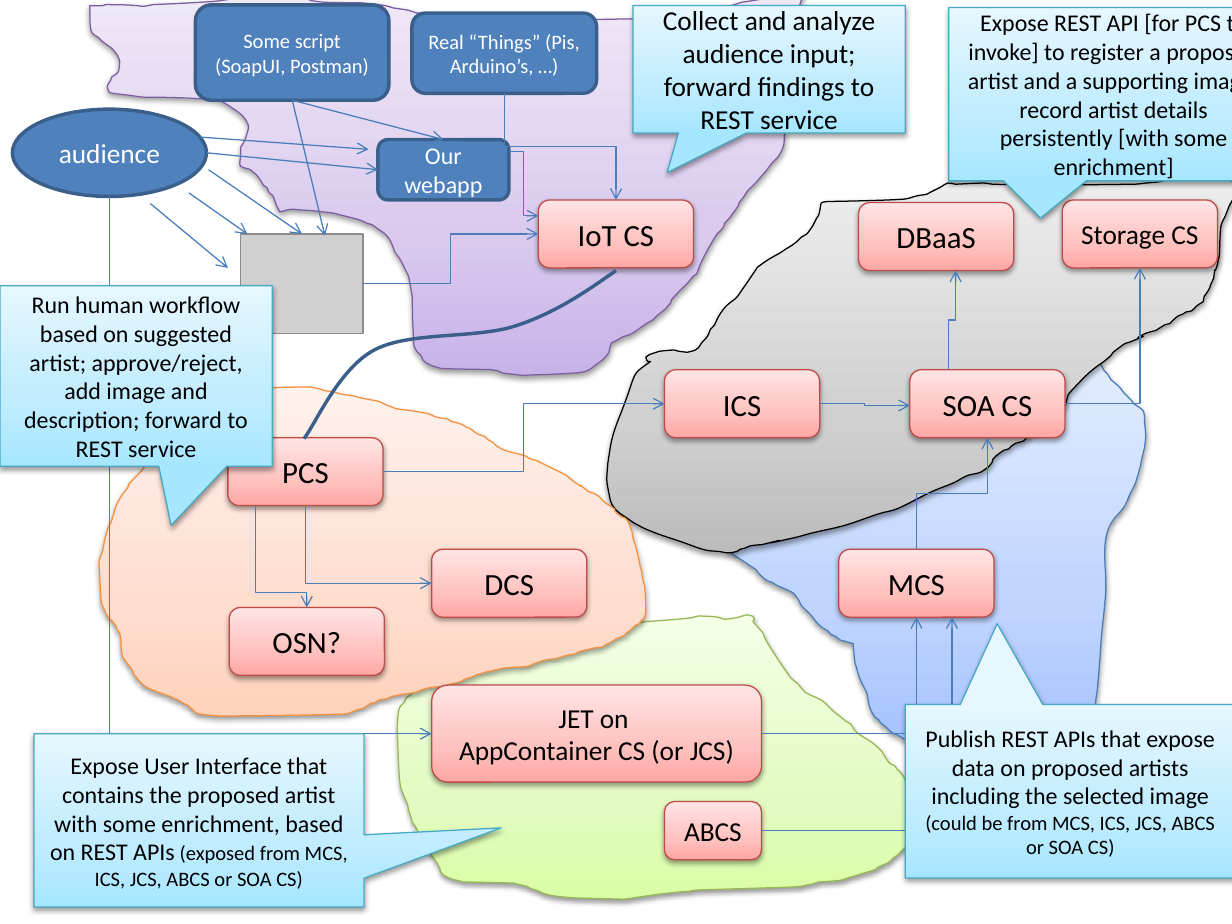
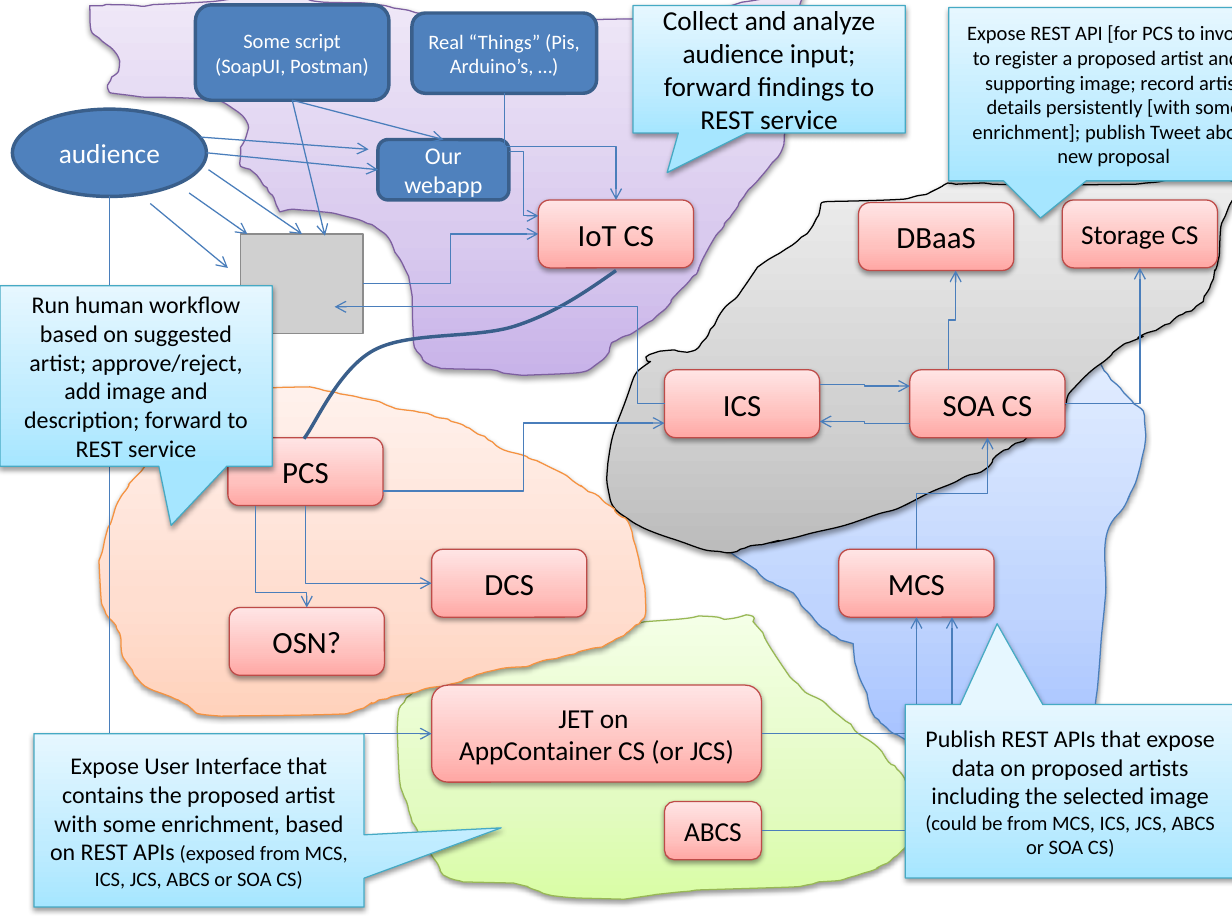
Before and after one commit to lucasjellema/aced-cloud-demo-ofmw2016-valencia, a slide deck: slide 2 of ofmw-forum2016-valencia-demo.pptx. Drawn at 1232x924 pixels with LibreOffice and Linux fonts; fonts in the diff are those of the drawing; grey boxes stand for pictures. Boxes give left, top, right and bottom in pixels: in the first picture for what was removed or moved away, otherwise in the second. Text is boxed around its words. In the diff, an @@ line names an element or a change of style, - is before the commit and + after.

Commit message:
Support for Tweeting about new act proposal from SOA CS via ICS
- included in presentation
- extended the SOA Composite implementation with REST call to ICS (via
proxy)

```diff
--- a/ofmw-forum2016-valencia-demo.pptx
+++ b/ofmw-forum2016-valencia-demo.pptx
@@ text in speech box at bbox=[967, 25, 1232, 167]: text changed; size 14 to 12 pt @@
-Expose REST API [for PCS to invoke] to register a proposed artist and a supporting image; record artist details persistently [with some enrichment]
+Expose REST API [for PCS to invoke] to register a proposed artist and a supporting image; record artist details persistently [with some enrichment]; publish Tweet about new proposal
@@ elbow arrow added from (664, 404) to (335, 307), #4B7EBC 0.75 pt @@
@@ elbow arrow moved from (819, 404) - (910, 405) to (819, 384) - (910, 386) @@
@@ elbow arrow moved from (383, 472) - (664, 404) to (383, 492) - (664, 424) @@
@@ elbow arrow added from (910, 424) to (819, 421), #4B7EBC 0.75 pt @@
```
Also in this commit, not shown: 4 other slides changed, 12 other files.
